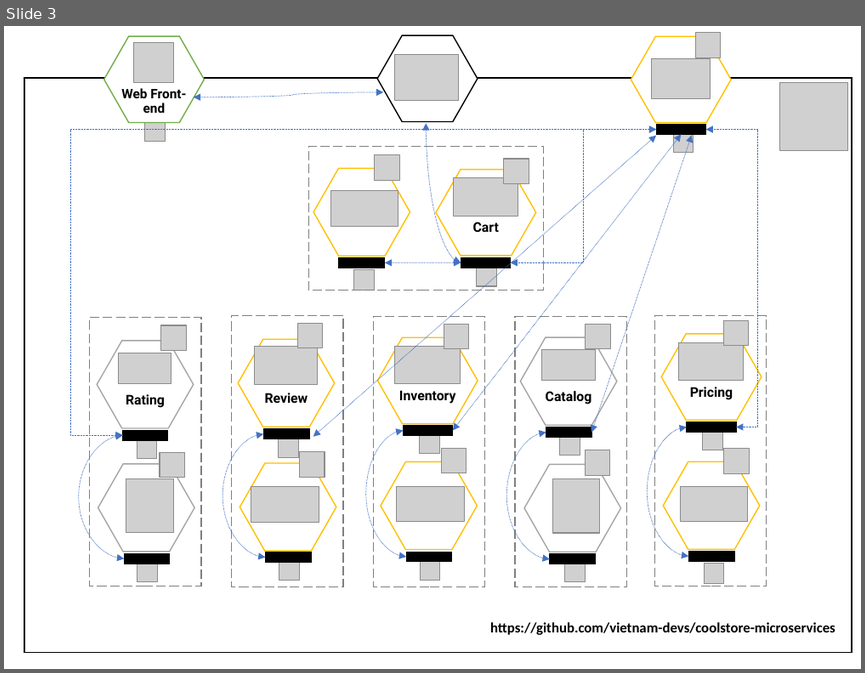
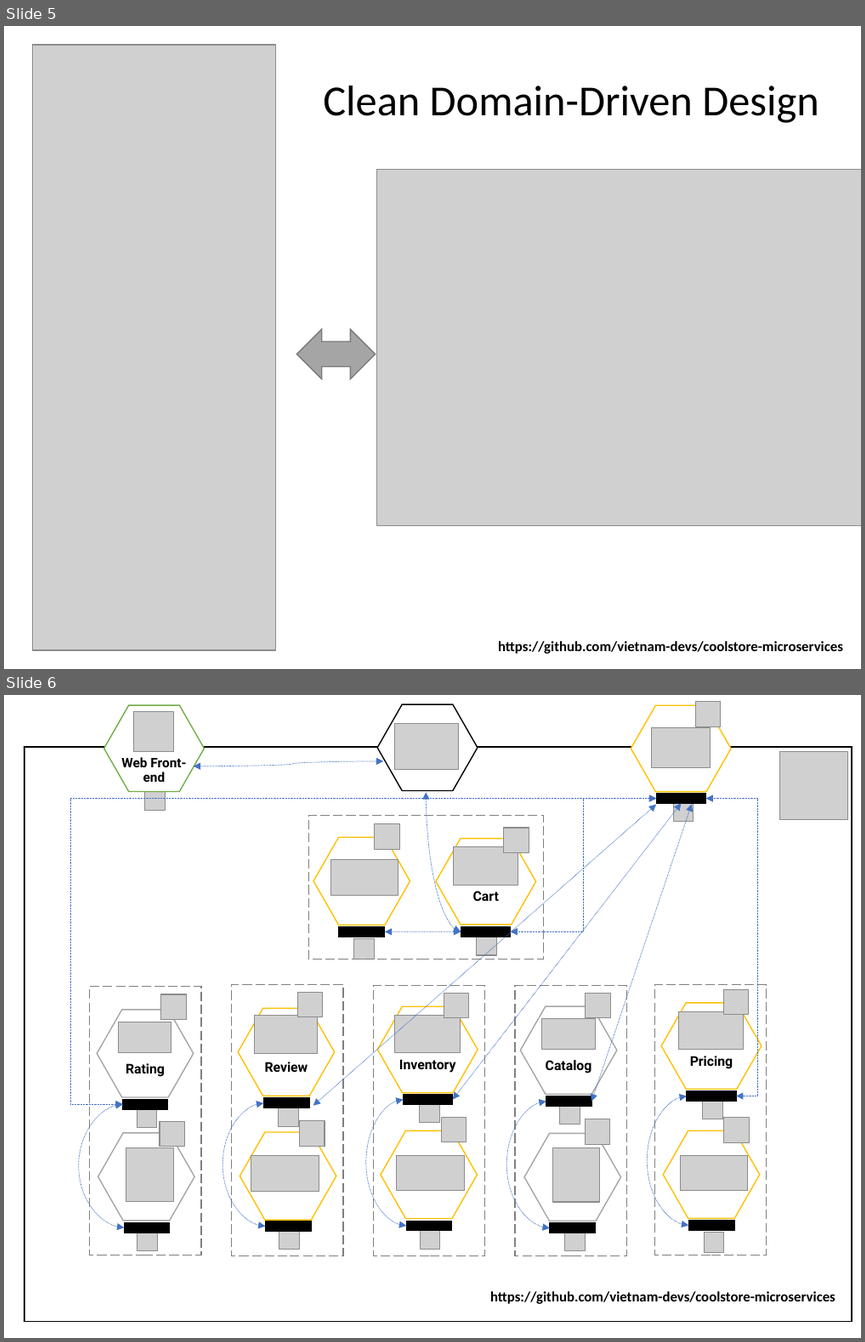
Before and after one commit to ProgrammeChef/microservices-coolstore, a slide deck: assets/state-of-the-art.pptx. Shown one above the other, each under a label of ours: slide 3 before the commit, slides 5 and 6 after it. The pictures are 865x673 and 865x1342 pixels, drawn with LibreOffice and Linux fonts; fonts in the diff are those of the drawing; grey boxes stand for pictures. Boxes give left, top, right and bottom in pixels: in the first picture for what was removed or moved away, otherwise in the second. Text is boxed around its words. In the diff, an @@ line names an element or a change of style, - is before the commit and + after.

```diff
--- a/assets/state-of-the-art.pptx
+++ b/assets/state-of-the-art.pptx
@@ slide 5 added at (x1=4, y1=26, x2=861, y2=669), background #FFFFFF @@
@@ picture added at (x1=32, y1=45, x2=275, y2=650) @@
@@ text added at (x1=323, y1=86, x2=818, y2=123), 36 pt, text #000000 @@
+Clean Domain-Driven Design
@@ picture added at (x1=376, y1=169, x2=861, y2=526) @@
@@ left right arrow added at (x1=297, y1=329, x2=375, y2=379), fill #A5A5A5, outline #7A7A7A 1 pt @@
@@ text added at (x1=498, y1=641, x2=843, y2=653), 12 pt, text #000000, bold @@
+https://github.com/vietnam-devs/coolstore-microservices
@@ what was slide 3 is now slide 6 @@
```
Also in this commit, not shown: 3 other slides added, 1 slide removed, 3 other files.
